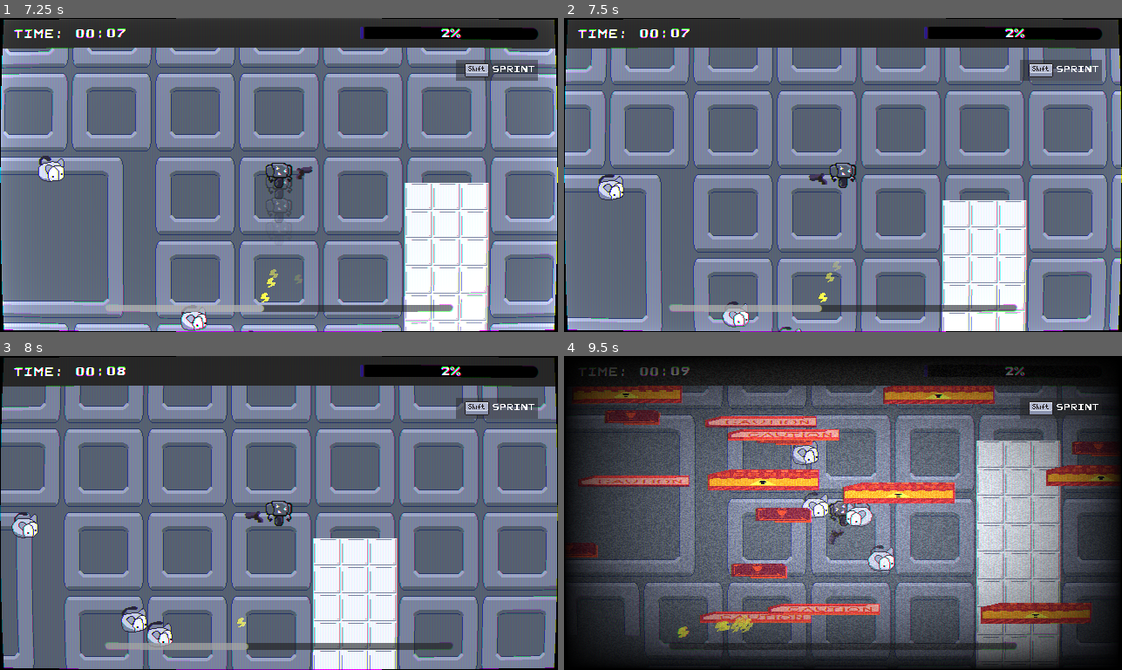
Above: before the commit, frames 1-4 (two rows, left to right).
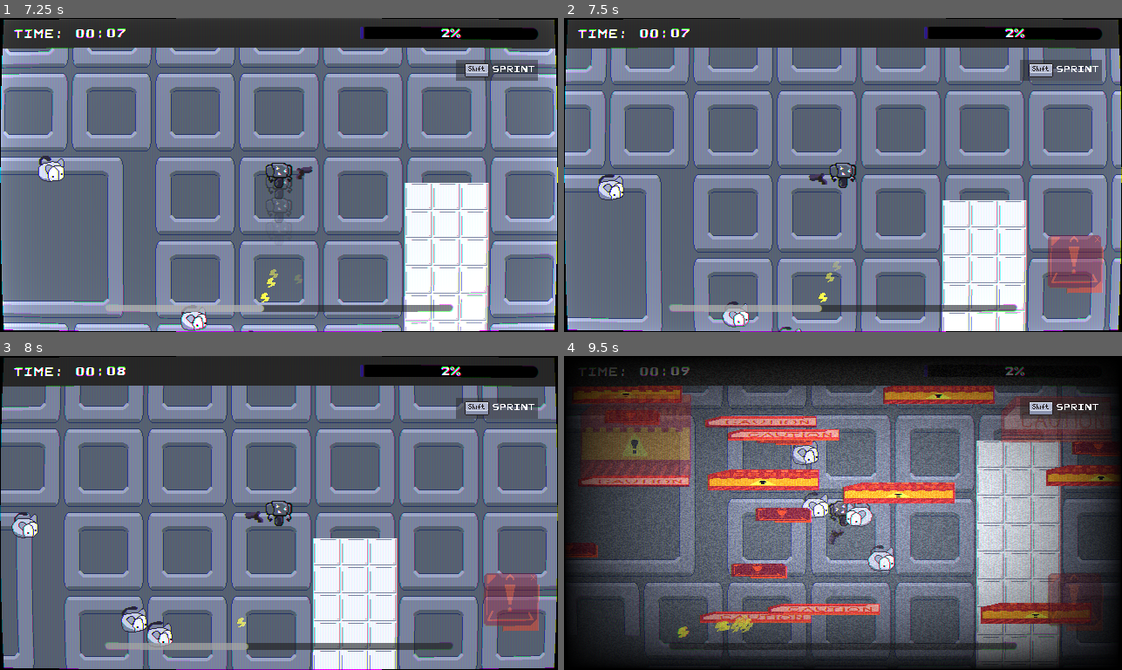
Above: after the commit, the same moments.

Repository: kinghos/GMTK-Game-Jam-2026
Game: Godot game, scene res://scenes/level/level.tscn
The game is run twice, just before and just after one commit, with the same random seed, the same clock (stepped at 60 frames per second) and the same inputs.
Inputs (mouse positions are in pixels of both pictures, inside the frame that each line leads up to):
- Up to frame 1 (7.25 s): tap Enter at 0.5 s; move the mouse to (401, 159) at 0.52 s; hold D (Right) 0.53-1.28 s; right-click (401, 159) at 0.6 s; move the mouse to (167, 190) at 1.27 s; hold S (Down) 1.28-2.03 s; click (167, 190) at 1.35 s; move the mouse to (334, 105) at 2.02 s; hold D (Right) 2.03-2.78 s; hold Shift (Sprint) 2.03-2.78 s; move the mouse to (251, 237) at 2.77 s; hold W (Up) 2.78-3.53 s; right-click (251, 237) at 2.85 s; move the mouse to (446, 222) at 3.52 s; press the mouse at (446, 222) at 3.53 s; hold A (Left) 3.53-5.03 s; move the mouse to (111, 127) at 4.27 s; release the mouse at (111, 127) at 4.28 s; tap Shift (Sprint) at 4.35 s; move the mouse to (306, 175) at 5.02 s; hold S (Down) 5.03-5.78 s; right-click (306, 175) at 5.1 s; move the mouse to (195, 96) at 5.77 s; hold D (Right) 5.78-6.53 s; click (195, 96) at 5.85 s; move the mouse to (401, 159) at 6.52 s; hold W (Up) from 6.53 s (still down); hold Shift (Sprint) from 6.53 s (still down)
- Up to frame 2 (7.5 s): move the mouse to (731, 190) at 7.27 s; release W (Up) at 7.28 s; release Shift (Sprint) at 7.28 s; hold D (Right) from 7.28 s (still down); right-click (731, 190) at 7.35 s
- Up to frame 3 (8 s): keep holding D (Right)
- Up to frame 4 (9.5 s): move the mouse to (898, 443) at 8.02 s; release D (Right) at 8.03 s; press the mouse at (898, 443) at 8.03 s; hold S (Down) 8.03-8.78 s; move the mouse to (815, 575) at 8.77 s; release the mouse at (815, 575) at 8.78 s; hold A (Left) from 8.78 s (still down); tap Shift (Sprint) at 8.85 s

Frame 1 is identical in both runs. In frame 2, 1.8% of the frame differs, in the area x 86-97%, y 69-88%; in frame 3, 1.8%; in frame 4, 5.3%, in the area x 3-98%, y 12-88%.

Commit message:
warnings almost working

Diff:
--- a/scenes/hud/charge_bar.gd
+++ b/scenes/hud/charge_bar.gd
@@ -1,5 +1,7 @@
 extends HSlider
 class_name ChargeBar
+
+@onready var animation_player: AnimationPlayer = %AnimationPlayer
 
 var red_stylebox = StyleBoxFlat.new()
 var flash_timer = 0.0
@@ -32,11 +34,19 @@
 
 	var low_charge_ratio = clampf(ratio, 0.0, 0.5)
 
-	if low_charge_ratio < 0.25:
+	if ratio <= 0.5 and ratio > 0.25:
+		animation_player.play("first_warning")
+	elif ratio <= 0.25 and ratio > 0.1:
+		animation_player.play("second_warning")
+	elif ratio <= 0.1:
+		animation_player.play("third_warning")
+	else:
+		animation_player.stop()
+
+	if low_charge_ratio <= 0.25:
 		flash_red()
 	else:
 		reset_red()
-
 	var smat = Globals.shader_buffer_material
 	smat.set_shader_parameter("noise_amount", remap(low_charge_ratio, 0.0, 0.25, 0.2, 0.03))
 	smat.set_shader_parameter("vignette_intensity", remap(low_charge_ratio, 0.0, 0.25, 1.0, 0.4))
--- a/scenes/hud/hud.tscn
+++ b/scenes/hud/hud.tscn
@@ -13,6 +13,9 @@
 [ext_resource type="Texture2D" uid="uid://dvtsxefbl3yc3" path="res://assets/sprites/upgrades/locked.png" id="11_q6mn5"]
 [ext_resource type="Texture2D" uid="uid://cm44jhrodkky5" path="res://assets/sprites/powerups/bordered/blast_grey.png" id="12_8nkf1"]
 [ext_resource type="Shader" uid="uid://qxu6uxk30jiv" path="res://assets/shaders/outline.gdshader" id="12_558d4"]
+[ext_resource type="Texture2D" uid="uid://ba7na4p3b21c3" path="res://assets/sprites/warning2.png" id="14_567j1"]
+[ext_resource type="Texture2D" uid="uid://m3a4ukw8bffo" path="res://assets/sprites/caution.png" id="15_nsgyl"]
+[ext_resource type="Texture2D" uid="uid://bqsvm5rxyem6j" path="res://assets/sprites/warning.png" id="16_jjjd2"]
 
 [sub_resource type="ImageTexture" id="ImageTexture_w1xho"]
 
@@ -62,6 +65,176 @@
 shader = ExtResource("12_558d4")
 shader_parameter/line_color = Color(0.15294118, 0.078431375, 0.44313726, 1)
 shader_parameter/width = 0.0
+
+[sub_resource type="Animation" id="Animation_8vblv"]
+length = 0.001
+tracks/0/type = "value"
+tracks/0/imported = false
+tracks/0/enabled = true
+tracks/0/path = NodePath("Warning1:visible")
+tracks/0/interp = 1
+tracks/0/loop_wrap = true
+tracks/0/keys = {
+"times": PackedFloat32Array(0),
+"transitions": PackedFloat32Array(1),
+"update": 1,
+"values": [false]
+}
+tracks/1/type = "value"
+tracks/1/imported = false
+tracks/1/enabled = true
+tracks/1/path = NodePath("Warning2:visible")
+tracks/1/interp = 1
+tracks/1/loop_wrap = true
+tracks/1/keys = {
+"times": PackedFloat32Array(0),
+"transitions": PackedFloat32Array(1),
+"update": 1,
+"values": [false]
+}
+tracks/2/type = "value"
+tracks/2/imported = false
+tracks/2/enabled = true
+tracks/2/path = NodePath("Warning3:visible")
+tracks/2/interp = 1
+tracks/2/loop_wrap = true
+tracks/2/keys = {
+"times": PackedFloat32Array(0),
+"transitions": PackedFloat32Array(1),
+"update": 1,
+"values": [false]
+}
+
+[sub_resource type="Animation" id="Animation_ccb21"]
+resource_name = "first_warning"
+length = 0.6
+loop_mode = 2
+tracks/0/type = "value"
+tracks/0/imported = false
+tracks/0/enabled = true
+tracks/0/path = NodePath("Warning1:visible")
+tracks/0/interp = 1
+tracks/0/loop_wrap = false
+tracks/0/keys = {
+"times": PackedFloat32Array(5.9604645e-08, 0.20000005, 0.40000004, 0.6),
+"transitions": PackedFloat32Array(1, 1, 1, 1),
+"update": 1,
+"values": [true, false, true, false]
+}
+tracks/1/type = "value"
+tracks/1/imported = false
+tracks/1/enabled = true
+tracks/1/path = NodePath("Warning2:visible")
+tracks/1/interp = 1
+tracks/1/loop_wrap = false
+tracks/1/keys = {
+"times": PackedFloat32Array(0),
+"transitions": PackedFloat32Array(1),
+"update": 1,
+"values": [false]
+}
+tracks/2/type = "value"
+tracks/2/imported = false
+tracks/2/enabled = true
+tracks/2/path = NodePath("Warning3:visible")
+tracks/2/interp = 1
+tracks/2/loop_wrap = false
+tracks/2/keys = {
+"times": PackedFloat32Array(0),
+"transitions": PackedFloat32Array(1),
+"update": 1,
+"values": [false]
+}
+
+[sub_resource type="Animation" id="Animation_udak2"]
+resource_name = "second_warning"
+length = 0.6
+loop_mode = 2
+tracks/0/type = "value"
+tracks/0/imported = false
+tracks/0/enabled = true
+tracks/0/path = NodePath("Warning2:visible")
+tracks/0/interp = 1
+tracks/0/loop_wrap = false
+tracks/0/keys = {
+"times": PackedFloat32Array(0, 0.19999999, 0.39999998, 0.59999996),
+"transitions": PackedFloat32Array(1, 1, 1, 1),
+"update": 1,
+"values": [true, false, true, false]
+}
+tracks/1/type = "value"
+tracks/1/imported = false
+tracks/1/enabled = true
+tracks/1/path = NodePath("Warning1:visible")
+tracks/1/interp = 1
+tracks/1/loop_wrap = false
+tracks/1/keys = {
+"times": PackedFloat32Array(5.9604645e-08, 0.20000005, 0.40000004, 0.6),
+"transitions": PackedFloat32Array(1, 1, 1, 1),
+"update": 1,
+"values": [true, false, true, false]
+}
+tracks/2/type = "value"
+tracks/2/imported = false
+tracks/2/enabled = true
+tracks/2/path = NodePath("Warning3:visible")
+tracks/2/interp = 1
+tracks/2/loop_wrap = false
+tracks/2/keys = {
+"times": PackedFloat32Array(0),
+"transitions": PackedFloat32Array(1),
+"update": 1,
+"values": [false]
+}
+
+[sub_resource type="Animation" id="Animation_7pnlf"]
+resource_name = "third_warning"
+length = 0.6
+loop_mode = 2
+tracks/0/type = "value"
+tracks/0/imported = false
+tracks/0/enabled = true
+tracks/0/path = NodePath("Warning3:visible")
+tracks/0/interp = 1
+tracks/0/loop_wrap = false
+tracks/0/keys = {
+"times": PackedFloat32Array(0, 0.19999999, 0.39999998, 0.59999996),
+"transitions": PackedFloat32Array(1, 1, 1, 1),
+"update": 1,
+"values": [true, false, true, false]
+}
+tracks/1/type = "value"
+tracks/1/imported = false
+tracks/1/enabled = true
+tracks/1/path = NodePath("Warning1:visible")
+tracks/1/interp = 1
+tracks/1/loop_wrap = false
+tracks/1/keys = {
+"times": PackedFloat32Array(5.9604645e-08, 0.20000005, 0.40000004, 0.6),
+"transitions": PackedFloat32Array(1, 1, 1, 1),
+"update": 1,
+"values": [true, false, true, false]
+}
+tracks/2/type = "value"
+tracks/2/imported = false
+tracks/2/enabled = true
+tracks/2/path = NodePath("Warning2:visible")
+tracks/2/interp = 1
+tracks/2/loop_wrap = false
+tracks/2/keys = {
+"times": PackedFloat32Array(0, 0.19999999, 0.39999998, 0.59999996),
+"transitions": PackedFloat32Array(1, 1, 1, 1),
+"update": 1,
+"values": [true, false, true, false]
+}
+
+[sub_resource type="AnimationLibrary" id="AnimationLibrary_a0exy"]
+_data = {
+&"RESET": SubResource("Animation_8vblv"),
+&"first_warning": SubResource("Animation_ccb21"),
+&"second_warning": SubResource("Animation_udak2"),
+&"third_warning": SubResource("Animation_7pnlf")
+}
 
 [node name="HUD" type="CanvasLayer" unique_id=350223319]
 script = ExtResource("1_0bx4p")
@@ -373,3 +546,34 @@
 fill_mode = 1
 texture_under = ExtResource("9_4m1a1")
 texture_progress = ExtResource("12_8nkf1")
+
+[node name="Warning1" type="TextureRect" parent="." unique_id=1260630318]
+visible = false
+modulate = Color(1, 1, 1, 0.47843137)
+offset_left = 538.0
+offset_top = 231.0
+offset_right = 666.0
+offset_bottom = 327.0
+texture = ExtResource("14_567j1")
+
+[node name="Warning2" type="TextureRect" parent="." unique_id=1896666002]
+visible = false
+modulate = Color(1, 1, 1, 0.47843137)
+offset_left = 501.0
+offset_top = 24.0
+offset_right = 629.0
+offset_bottom = 120.0
+texture = ExtResource("15_nsgyl")
+
+[node name="Warning3" type="TextureRect" parent="." unique_id=1432471057]
+visible = false
+modulate = Color(1, 1, 1, 0.47843137)
+offset_left = 18.0
+offset_top = 44.0
+offset_right = 146.0
+offset_bottom = 140.0
+texture = ExtResource("16_jjjd2")
+
+[node name="AnimationPlayer" type="AnimationPlayer" parent="." unique_id=1591323548]
+unique_name_in_owner = true
+libraries/ = SubResource("AnimationLibrary_a0exy")
--- a/scenes/misc/energy_drop.gd
+++ b/scenes/misc/energy_drop.gd
@@ -1,6 +1,6 @@
 extends Area2D
 
-@export var energy_gained = 20
+@export var energy_gained = 30
 @export var pull_speed = 80
 var pulling = false
 
